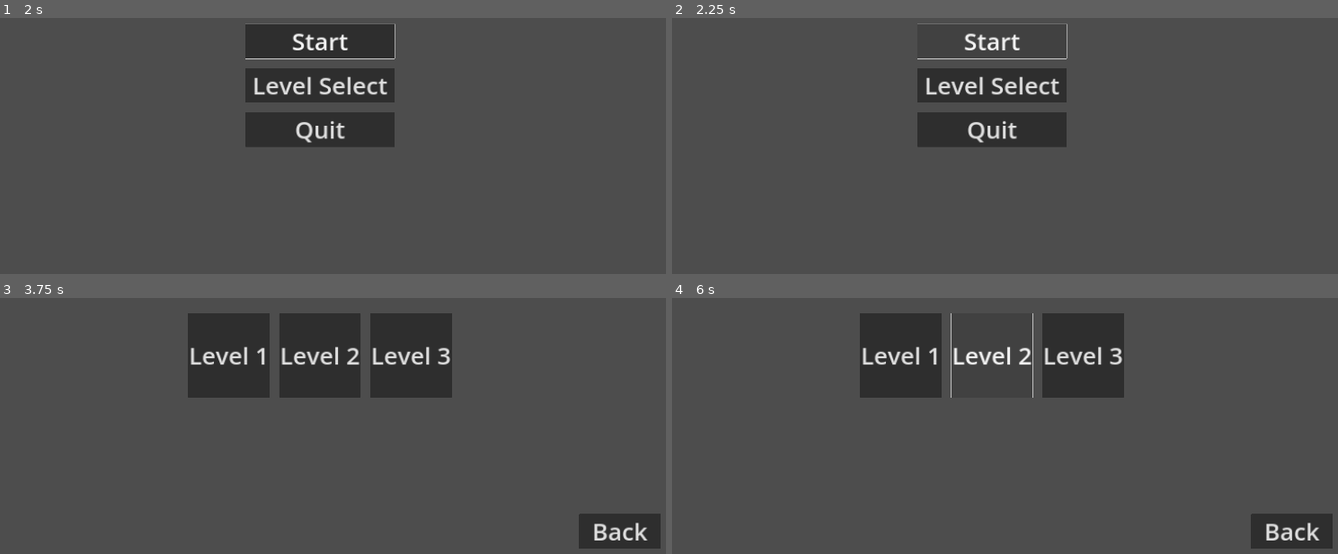
Above: before the commit, frames 1-4 (two rows, left to right).
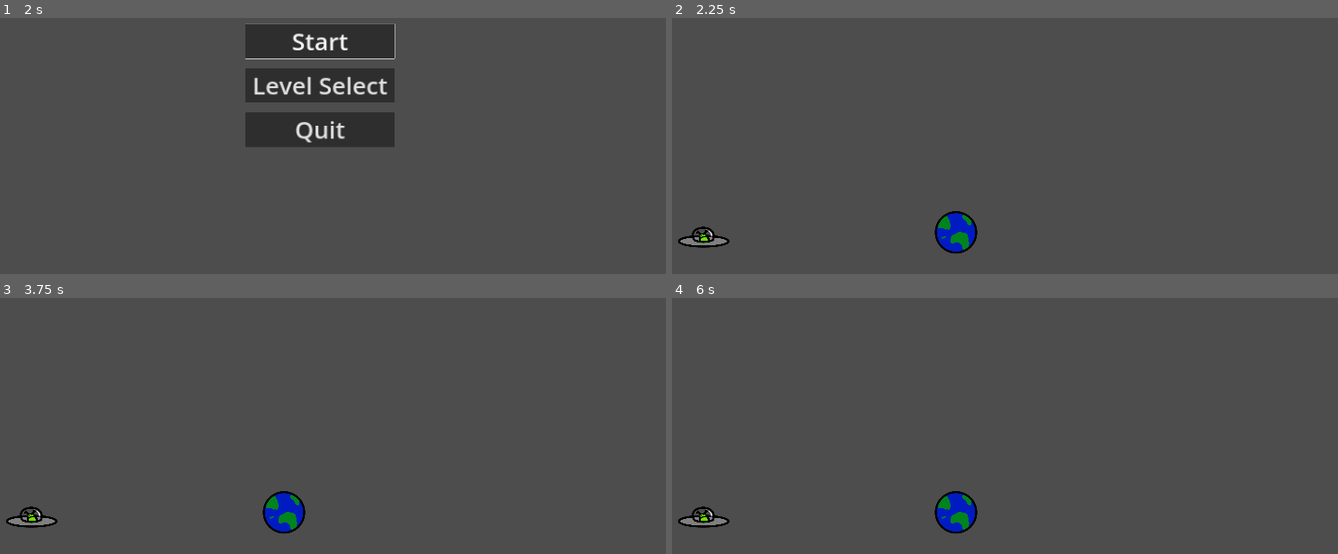
Above: after the commit, the same moments.

Repository: Afterglow375/godot_jam_03
Game: Godot game, scene res://scenes/ui/menu.tscn
Same seed, same stepped clock (60 frames per second), same inputs: the game is played once before the commit and once after it.
Inputs (mouse positions are in pixels of both pictures, inside the frame that each line leads up to):
- Up to frame 1 (2 s): click "Level Select" at 0.5 s; click "Back" at 1.25 s
- Up to frame 2 (2.25 s): click "Start" at 2 s
- Up to frame 3 (3.75 s): click (319, 321) at 2.75 s, where only the run before the commit has a clickable "Start"; click (319, 364) at 3.5 s, where only the run before the commit has a clickable "Level Select"
- Up to frame 4 (6 s): click (898, 354) at 4.25 s, where only the run before the commit has a clickable "Level 1"; click (898, 354) at 5 s, where only the run before the commit has a clickable "Level 1"; click (991, 354) at 5.75 s, where only the run before the commit has a clickable "Level 2"

Frame 1 is identical in both runs. In frame 2, 7.3% of the frame differs, in the area x 0-60%, y 2-92%; in frame 3, 15%, in the area x 0-100%, y 5-98%; in frame 4, 11%.

Commit message:
make level one accessible with the start button and through level select

Diff:
--- a/scripts/ui/level_select.gd
+++ b/scripts/ui/level_select.gd
@@ -1,7 +1,7 @@
 extends Control
 
 const levels = [
-	# none yet xD
+	"res://scenes/levels/level_one.tscn"
 ]
 
 func _ready():
--- a/scripts/ui/menu.gd
+++ b/scripts/ui/menu.gd
@@ -5,7 +5,7 @@
 
 
 func _on_start_button_pressed() -> void:
-	pass # Replace with function body.
+	get_tree().change_scene_to_file("res://scenes/levels/level_one.tscn")
 
 
 func _on_level_select_button_pressed() -> void:
